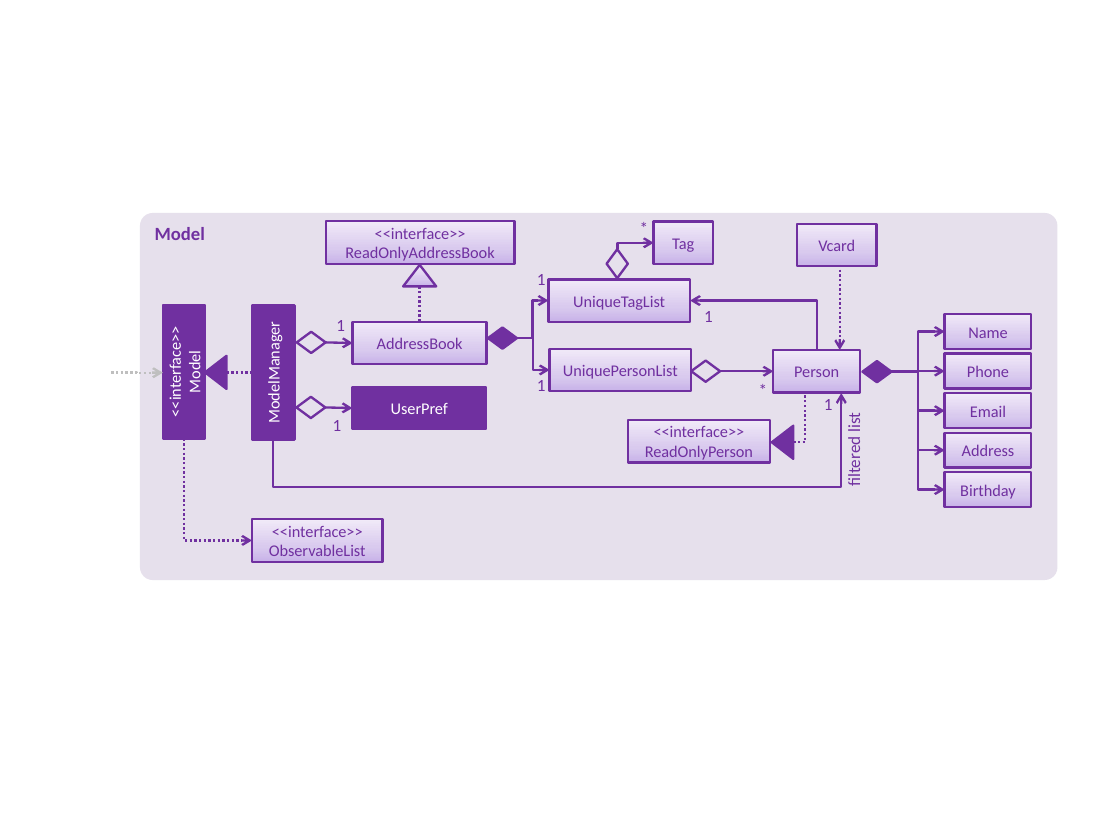
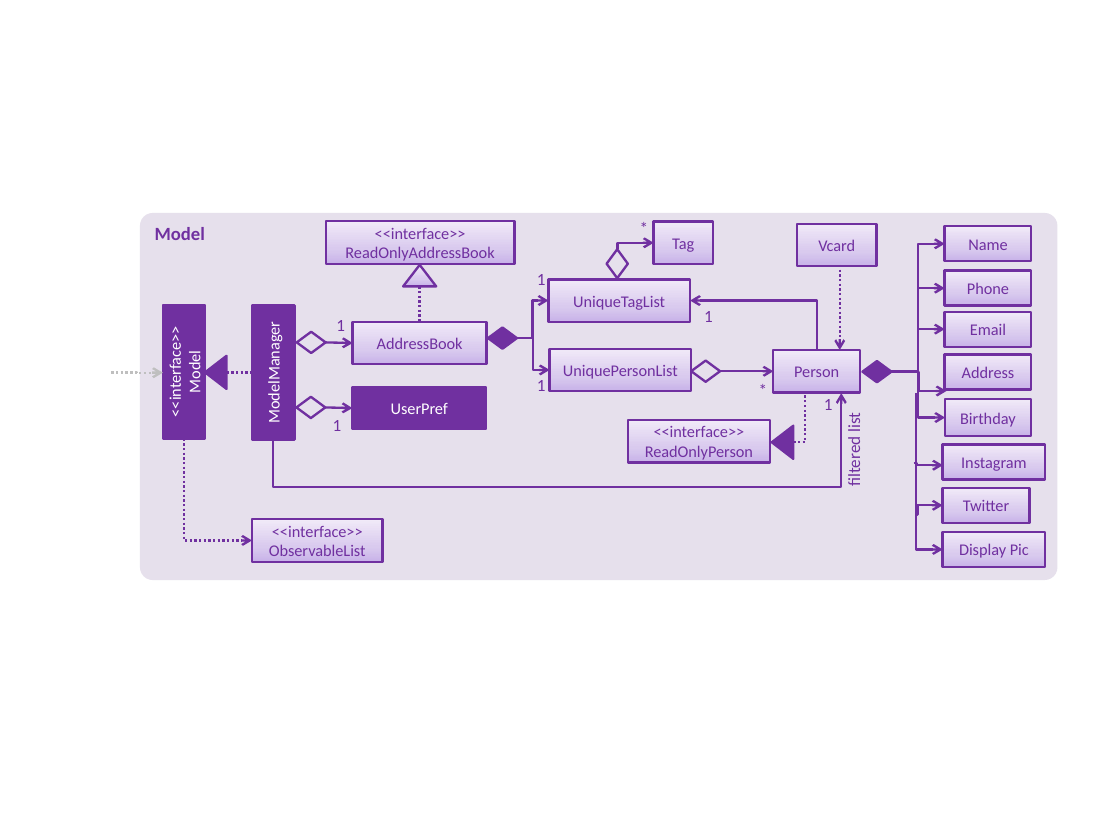
Before and after one commit to tbhbhbh/main, a slide deck: slide 1 of docs/diagrams/ModelComponentClassDiagram.pptx. Drawn at 1120x840 pixels with LibreOffice and Linux fonts; fonts in the diff are those of the drawing. Boxes give left, top, right and bottom in pixels: in the first picture for what was removed or moved away, otherwise in the second. Text is boxed around its words. In the diff, an @@ line names an element or a change of style, - is before the commit and + after.

Commit message:
Added DisplayPic implementation in DG Edited UserGuide

```diff
--- a/docs/diagrams/ModelComponentClassDiagram.pptx
+++ b/docs/diagrams/ModelComponentClassDiagram.pptx
@@ rectangle "Name": place and size @@
-rectangle "Name" at [944, 314, 1030, 348]
+rectangle "Name" at [944, 226, 1030, 261]
@@ elbow arrow moved from (892, 372) - (944, 332) to (892, 372) - (944, 244) @@
@@ elbow arrow moved from (892, 372) - (944, 371) to (892, 372) - (944, 288) @@
@@ rectangle "Phone": place and size @@
-rectangle "Phone" at [944, 354, 1030, 389]
+rectangle "Phone" at [944, 271, 1030, 306]
@@ elbow arrow moved from (892, 372) - (944, 411) to (892, 372) - (944, 329) @@
@@ rectangle "Email": place and size @@
-rectangle "Email" at [944, 393, 1030, 428]
+rectangle "Email" at [944, 311, 1030, 346]
@@ rectangle "Address": place and size @@
-rectangle "Address" at [944, 432, 1030, 467]
+rectangle "Address" at [944, 355, 1030, 390]
@@ elbow arrow moved from (892, 372) - (944, 489) to (892, 372) - (945, 418) @@
@@ elbow arrow moved from (892, 372) - (944, 450) to (892, 372) - (946, 391) @@
@@ elbow arrow added from (916, 393) to (943, 550), #7030A0 1.5 pt @@
@@ rectangle "Birthday": place and size @@
-rectangle "Birthday" at [944, 473, 1030, 507]
+rectangle "Birthday" at [945, 399, 1032, 436]
@@ rectangle added at [943, 445, 1046, 479], fill gradient #C9B5E8 to #D8CBEE to #F0EAF9, outline #7030A0 1.5 pt, 10.5 pt, text #7030A0 @@
+Instagram
@@ elbow arrow added from (914, 463) to (943, 465), #7030A0 1.5 pt @@
@@ elbow arrow added from (916, 514) to (943, 505), #7030A0 1.5 pt @@
@@ rectangle added at [943, 488, 1029, 523], fill gradient #C9B5E8 to #D8CBEE to #F0EAF9, outline #7030A0 1.5 pt, 10.5 pt, text #7030A0 @@
+Twitter
@@ rectangle added at [943, 532, 1046, 567], fill gradient #C9B5E8 to #D8CBEE to #F0EAF9, outline #7030A0 1.5 pt, 10.5 pt, text #7030A0 @@
+Display Pic
```
Also in this commit, not shown: 24 other files.
